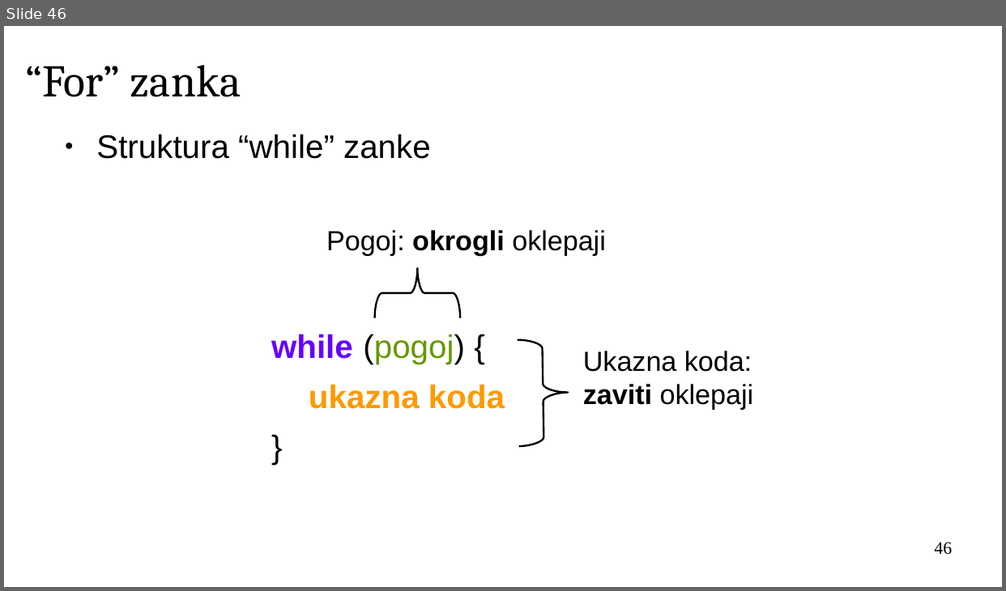
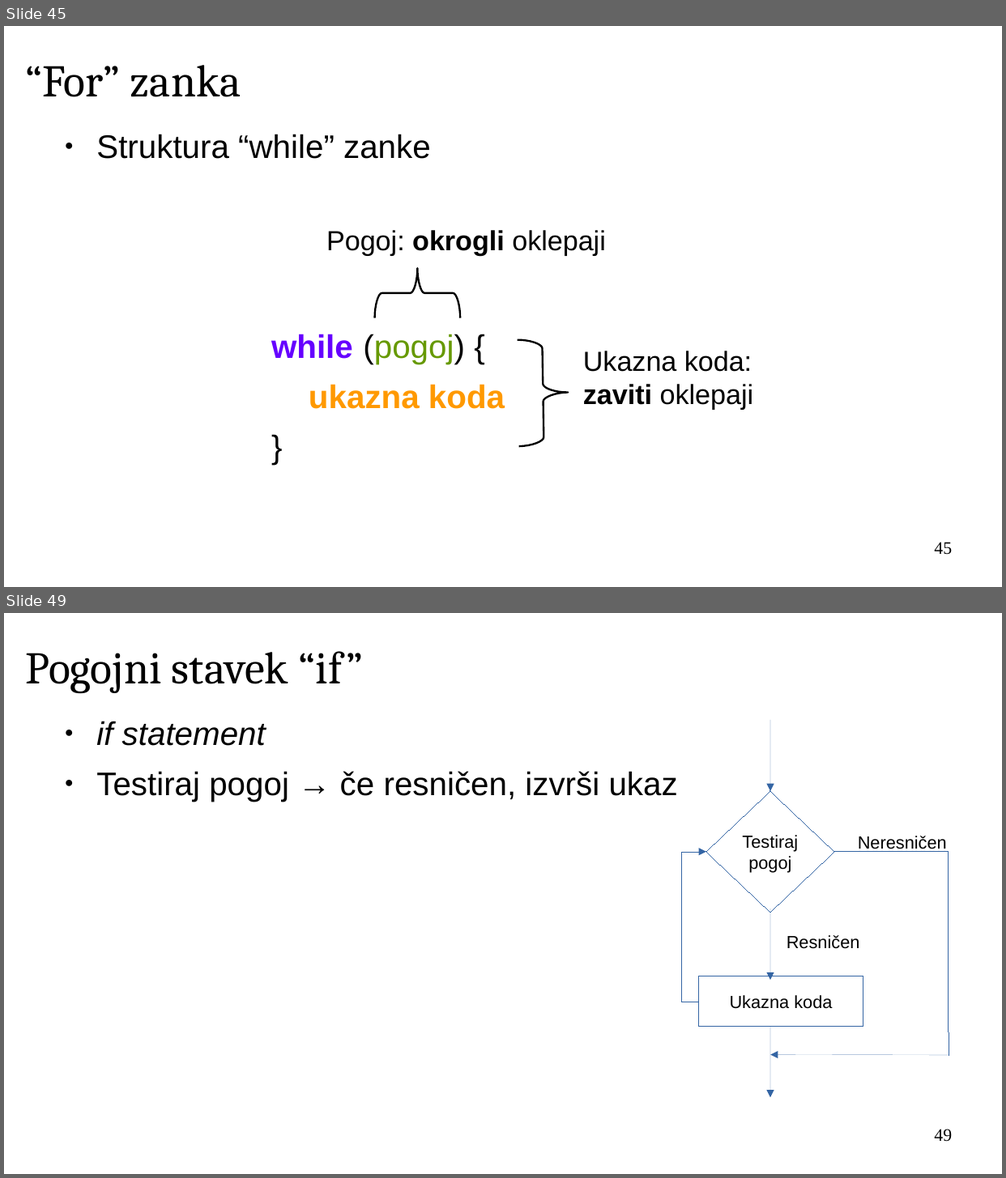
Before and after one commit to janaobsteter/R_tecaj, a slide deck: IT_Rtecaj.odp. Shown one above the other, each under a label of ours: slide 46 before the commit, slides 45 and 49 after it; the slides between them are not shown. The pictures are 1006x591 and 1006x1178 pixels, drawn with LibreOffice and Linux fonts; fonts in the diff are those of the drawing; background and template pictures are left out. Boxes give left, top, right and bottom in pixels: in the first picture for what was removed or moved away, otherwise in the second. Text is boxed around its words. In the diff, an @@ line names an element or a change of style, - is before the commit and + after.

```diff
--- a/IT_Rtecaj.odp
+++ b/IT_Rtecaj.odp
@@ slide 49 added at <box>4,613,1002,1174</box>, background #FFFFFF @@
@@ title added at <box>25,651,363,694</box>, 36 pt, text #000000 @@
+Pogojni stavek “if”
@@ text added at <box>96,721,678,802</box>, 26 pt, text #000000 @@
+● if statement
+● Testiraj pogoj → če resničen, izvrši ukaz
@@ arrow added from (770, 720) to (770, 791), #3465A4 0 pt @@
@@ diamond added at <box>707,791,835,913</box>, outline #3465A4 0 pt, 14 pt, text #000000 @@
+Testiraj
+pogoj
@@ elbow arrow added from (700, 1002) to (707, 852), #3465A4 0 pt @@
@@ line added from (834, 852) to (948, 852), #3465A4 0 pt @@
@@ text added at <box>858,836,947,852</box>, 14 pt, text #000000 @@
+Neresničen
@@ line added from (948, 852) to (948, 1056), #3465A4 0 pt @@
@@ arrow added from (770, 909) to (770, 981), #3465A4 0 pt @@
@@ text added at <box>786,935,860,949</box>, 14 pt, text #000000 @@
+Resničen
@@ rectangle added at <box>700,977,863,1027</box>, outline #3465A4 0 pt, 14 pt, text #000000 @@
+Ukazna koda
@@ arrow added from (770, 1027) to (770, 1097), #3465A4 0 pt @@
@@ arrow added from (948, 1056) to (771, 1055), #3465A4 0 pt @@
@@ page number added at <box>934,1129,952,1142</box>, 14 pt, text #000000 @@
+49
@@ what was slide 46 is now slide 45 @@
@@ page number at <box>934,542,952,555</box>: text changed @@
-46
+45
```
Also in this commit, not shown: 11 slides changed, 16 other slides added, 1 other file.
